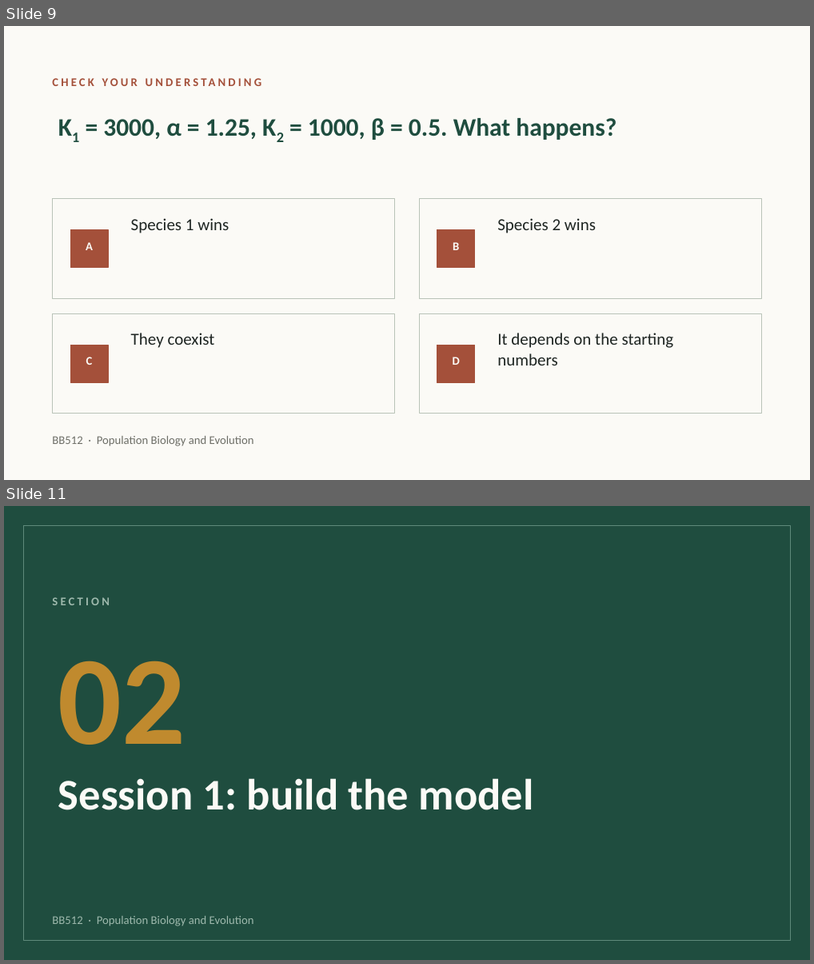
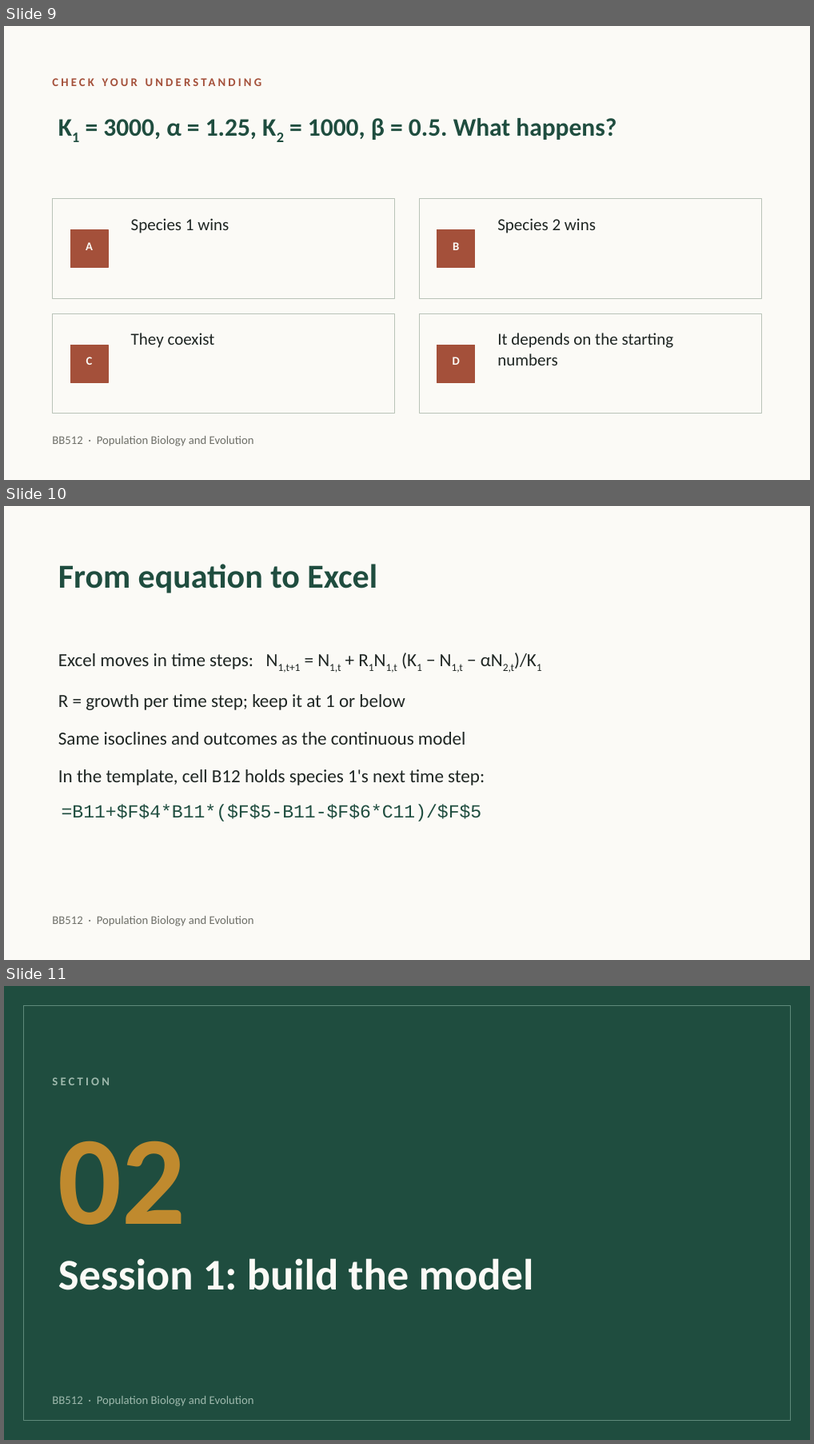
Before and after one commit to jonesor/BB512_Book, a slide deck: lecture_figures/lv_competition/BB512 - Lotka Volterra Competition Practical v2.pptx. Shown one above the other, each under a label of ours: slides 9 and 11 before the commit, slides 9, 10 and 11 after it; the slides between them are not shown. The pictures are 814x964 and 814x1444 pixels, drawn with LibreOffice and Linux fonts; fonts in the diff are those of the drawing. Boxes give left, top, right and bottom in pixels: in the first picture for what was removed or moved away, otherwise in the second. Text is boxed around its words. In the diff, an @@ line names an element or a change of style, - is before the commit and + after.

```diff
--- a/lecture_figures/lv_competition/BB512 - Lotka Volterra Competition Practical v2.pptx
+++ b/lecture_figures/lv_competition/BB512 - Lotka Volterra Competition Practical v2.pptx
@@ slide 10 added at (x1=4, y1=506, x2=810, y2=960), background #FBFAF6; not listed: 1 template element that a slide beside it also shows @@
@@ title added at (x1=58, y1=564, x2=378, y2=593), 40 pt, text #1F4D3F, bold @@
+From equation to Excel
@@ text added at (x1=58, y1=653, x2=514, y2=785), 22 pt, text #1F2623 @@
+Excel moves in time steps: N1,t+1 = N1,t + R1N1,t (K1 − N1,t − αN2,t)/K1
+R = growth per time step; keep it at 1 or below
+Same isoclines and outcomes as the continuous model
+In the template, cell B12 holds species 1's next time step:
@@ text added at (x1=62, y1=804, x2=482, y2=821), 22 pt, text #1F4D3F @@
+=B11+$F$4*B11*($F$5-B11-$F$6*C11)/$F$5
```
Also in this commit, not shown: 2 slides changed, 1 slide removed, 1 other file.
